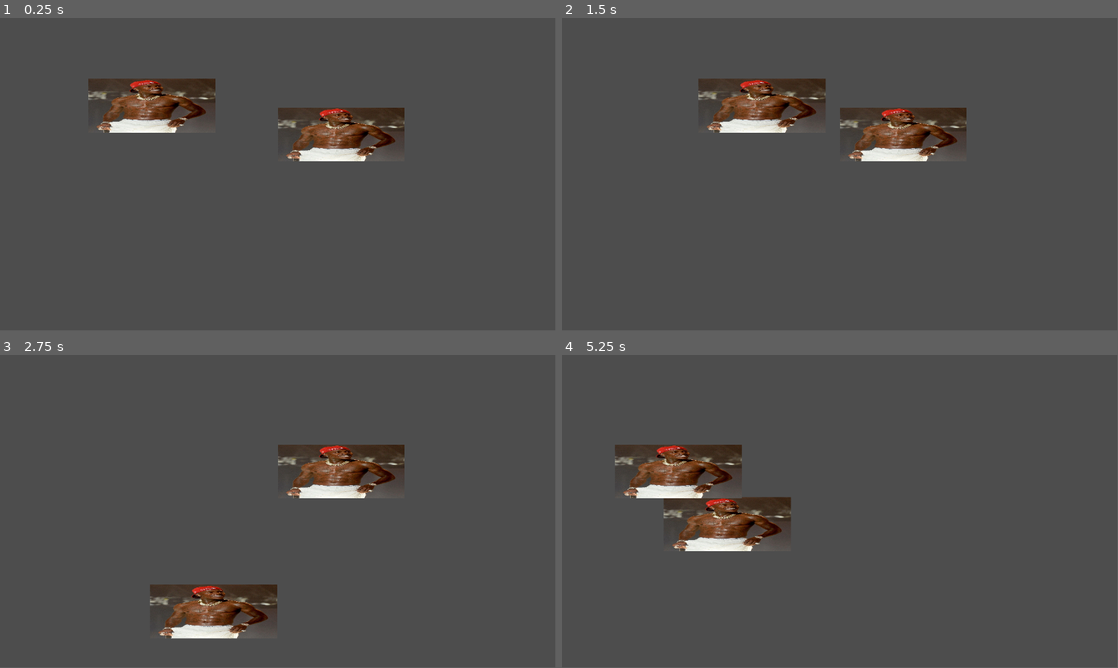
Above: before the commit, frames 1-4 (two rows, left to right).
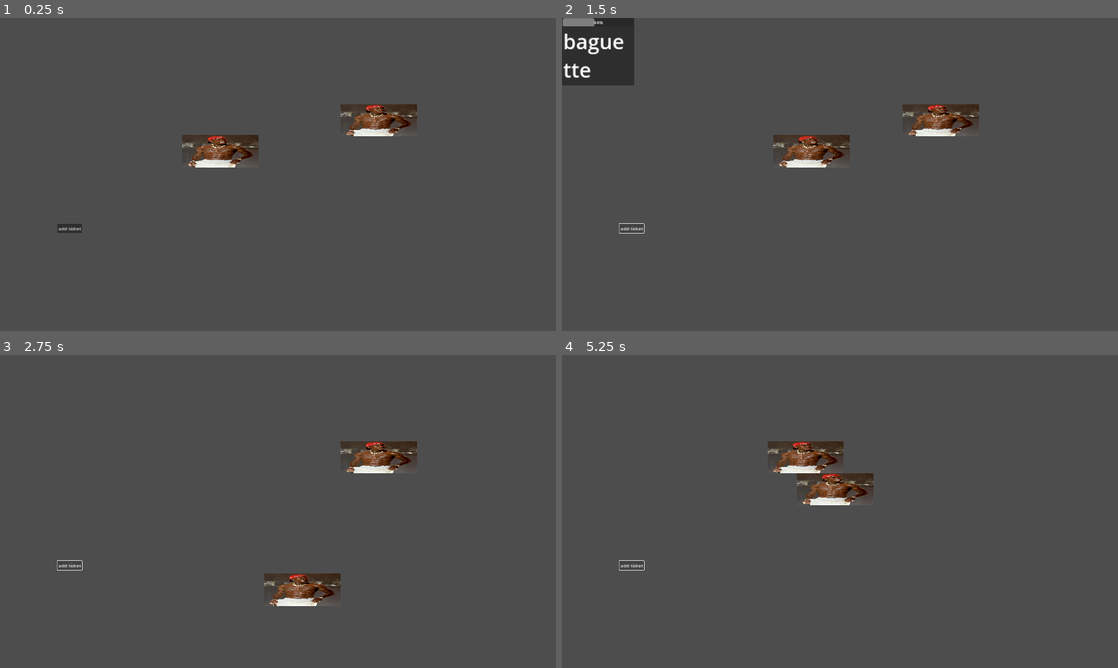
Above: after the commit, the same moments.

Repository: jatgm/TSA-2025
Game: Godot game, scene res://Scenes/game.tscn
Same seed, same stepped clock (60 frames per second), same inputs: the game is played once before the commit and once after it. Before the commit the project starts from res://game.tscn.
Inputs (mouse positions are in pixels of both pictures, inside the frame that each line leads up to):
- Up to frame 1 (0.25 s): no input
- Up to frame 2 (1.5 s): click (634, 227) at 0.5 s, where only the run after the commit has a clickable "add ticket"; hold D (player_one_right) from 1.28 s (still down)
- Up to frame 3 (2.75 s): release D (player_one_right) at 2.03 s; hold S (player_one_down) from 2.03 s (still down)
- Up to frame 4 (5.25 s): release S (player_one_down) at 2.78 s; hold D (player_one_right) 2.78-3.53 s; hold W (player_one_up) 3.53-4.28 s; hold A (player_one_left) from 4.28 s (still down)
In our replay, the window is 799x449 before the commit and 800x450 after it. These sizes can differ from the game's own. Grey fills any space a smaller window leaves; there, only what the larger window draws over its background counts as a difference.

The runs differ from the first frame. In frame 1, 7.3% of the frame differs, in the area x 10-75%, y 19-69%; in frame 2, 9.9%, in the area x 0-75%, y 0-69%; in frame 3, 7.2%; in frame 4, 8.2%.

Commit message:
added working ticketing UI

Diff:
--- /dev/null
+++ b/Scenes/game.tscn
@@ -0,0 +1,65 @@
+[gd_scene load_steps=6 format=3 uid="uid://cmabkl5neyb3"]
+
+[ext_resource type="Script" path="res://Scripts/game.gd" id="1_fsq2d"]
+[ext_resource type="Script" path="res://Scripts/playerone.gd" id="1_ljg74"]
+[ext_resource type="Texture2D" uid="uid://ck2bsigopn1fk" path="res://Images/Dababy.webp" id="2_tmxxm"]
+[ext_resource type="Script" path="res://Scripts/playertwo.gd" id="3_ru1wl"]
+
+[sub_resource type="RectangleShape2D" id="RectangleShape2D_e18vh"]
+size = Vector2(264.5, 110)
+
+[node name="Game" type="Node"]
+script = ExtResource("1_fsq2d")
+
+[node name="Camera2D" type="Camera2D" parent="."]
+
+[node name="playerone" type="CharacterBody2D" parent="."]
+position = Vector2(225, 123)
+script = ExtResource("1_ljg74")
+
+[node name="Sprite2D" type="Sprite2D" parent="playerone"]
+position = Vector2(-423, -203)
+scale = Vector2(0.277895, 0.0966173)
+texture = ExtResource("2_tmxxm")
+
+[node name="CollisionShape2D" type="CollisionShape2D" parent="playerone"]
+position = Vector2(-423.25, -201)
+shape = SubResource("RectangleShape2D_e18vh")
+
+[node name="playertwo" type="CharacterBody2D" parent="."]
+position = Vector2(771, 16)
+script = ExtResource("3_ru1wl")
+
+[node name="Sprite2D" type="Sprite2D" parent="playertwo"]
+position = Vector2(-423, -202.652)
+scale = Vector2(0.276544, 0.0968418)
+texture = ExtResource("2_tmxxm")
+
+[node name="CollisionShape2D" type="CollisionShape2D" parent="playertwo"]
+position = Vector2(-423.25, -201)
+shape = SubResource("RectangleShape2D_e18vh")
+
+[node name="CanvasLayer" type="CanvasLayer" parent="."]
+
+[node name="Control" type="Control" parent="CanvasLayer"]
+layout_mode = 3
+anchors_preset = 0
+offset_right = 1920.0
+offset_bottom = 338.0
+
+[node name="tickets" type="HBoxContainer" parent="CanvasLayer/Control"]
+clip_contents = true
+layout_direction = 2
+layout_mode = 1
+offset_right = 1922.0
+offset_bottom = 362.0
+theme_override_constants/separation = 300
+
+[node name="Button" type="Button" parent="CanvasLayer"]
+offset_left = 198.0
+offset_top = 710.0
+offset_right = 283.0
+offset_bottom = 741.0
+text = "add ticket"
+
+[connection signal="pressed" from="CanvasLayer/Button" to="." method="_on_button_pressed"]
--- a/hello.tscn
+++ b/Scenes/hello.tscn
@@ -1,14 +1,14 @@
 [gd_scene load_steps=3 format=3 uid="uid://eckkr1nvkw66"]
 
-[ext_resource type="Script" path="res://canvas_layer.gd" id="1_hd0um"]
-[ext_resource type="Texture2D" uid="uid://ho66u4m2dw0f" path="res://3031.webp" id="2_svuy7"]
+[ext_resource type="Script" path="res://Scripts/canvas_layer.gd" id="1_jgbb7"]
+[ext_resource type="Texture2D" uid="uid://ho66u4m2dw0f" path="res://Images/3031.webp" id="2_aj0ee"]
 
 [node name="Node2D" type="Node2D"]
 
 [node name="Camera2D" type="Camera2D" parent="."]
 
 [node name="CanvasLayer" type="CanvasLayer" parent="."]
-script = ExtResource("1_hd0um")
+script = ExtResource("1_jgbb7")
 
 [node name="Panel" type="Panel" parent="CanvasLayer"]
 anchors_preset = 8
@@ -24,12 +24,13 @@
 grow_vertical = 2
 
 [node name="Button" type="Button" parent="CanvasLayer/Panel"]
+layout_mode = 0
 offset_left = 846.0
 offset_top = 36.5
 offset_right = 1110.0
 offset_bottom = 300.5
 scale = Vector2(0.310183, 0.310183)
-icon = ExtResource("2_svuy7")
+icon = ExtResource("2_aj0ee")
 
 [node name="TextEdit" type="TextEdit" parent="CanvasLayer/Panel/Button"]
 layout_mode = 0
--- /dev/null
+++ b/Scripts/game.gd
@@ -0,0 +1,6 @@
+extends Node
+
+@onready var ticket = preload("res://ticket.tscn")
+
+func _on_button_pressed() -> void:
+	$CanvasLayer/Control/tickets.add_child(ticket.instantiate())
--- /dev/null
+++ b/Scripts/ticket.gd
@@ -0,0 +1,11 @@
+extends Control
+
+var list_of_food = ["bread","crossaint","muffin","baguette"]
+
+func _ready() -> void:
+	$Panel/RichTextLabel.text= list_of_food[randi_range(0,list_of_food.size()-1)]
+
+func _physics_process(delta: float) -> void:
+	$Panel/ProgressBar.value -= 1
+	if $Panel/ProgressBar.value <= 0:
+		queue_free()
--- a/game.tscn
+++ /dev/null
@@ -1,38 +0,0 @@
-[gd_scene load_steps=5 format=3 uid="uid://cmabkl5neyb3"]
-
-[ext_resource type="Texture2D" uid="uid://ck2bsigopn1fk" path="res://Dababy.webp" id="1_6u2p8"]
-[ext_resource type="Script" path="res://playerone.gd" id="1_oq5gb"]
-[ext_resource type="Script" path="res://playertwo.gd" id="3_nwb4p"]
-
-[sub_resource type="RectangleShape2D" id="RectangleShape2D_e18vh"]
-size = Vector2(264.5, 110)
-
-[node name="Game" type="Node"]
-
-[node name="Camera2D" type="Camera2D" parent="."]
-
-[node name="playerone" type="CharacterBody2D" parent="."]
-position = Vector2(162, 61)
-script = ExtResource("1_oq5gb")
-
-[node name="Sprite2D" type="Sprite2D" parent="playerone"]
-position = Vector2(-423, -203)
-scale = Vector2(0.277895, 0.0966173)
-texture = ExtResource("1_6u2p8")
-
-[node name="CollisionShape2D" type="CollisionShape2D" parent="playerone"]
-position = Vector2(-423.25, -201)
-shape = SubResource("RectangleShape2D_e18vh")
-
-[node name="playertwo" type="CharacterBody2D" parent="."]
-position = Vector2(555, 120)
-script = ExtResource("3_nwb4p")
-
-[node name="Sprite2D" type="Sprite2D" parent="playertwo"]
-position = Vector2(-423, -202.652)
-scale = Vector2(0.276544, 0.0968418)
-texture = ExtResource("1_6u2p8")
-
-[node name="CollisionShape2D" type="CollisionShape2D" parent="playertwo"]
-position = Vector2(-423.25, -201)
-shape = SubResource("RectangleShape2D_e18vh")
--- a/project.godot
+++ b/project.godot
@@ -11,9 +11,15 @@
 [application]
 
 config/name="tsa2025game!!!XD"
-run/main_scene="res://game.tscn"
+run/main_scene="res://Scenes/game.tscn"
 config/features=PackedStringArray("4.3", "GL Compatibility")
-config/icon="res://icon.svg"
+config/icon="res://Images/icon.svg"
+
+[display]
+
+window/size/viewport_width=1920
+window/size/viewport_height=1080
+window/stretch/mode="canvas_items"
 
 [input]
 
--- /dev/null
+++ b/ticket.tscn
@@ -0,0 +1,33 @@
+[gd_scene load_steps=2 format=3 uid="uid://clhq2hycm1d1i"]
+
+[ext_resource type="Script" path="res://Scripts/ticket.gd" id="1_pyqph"]
+
+[node name="ticket" type="Control"]
+layout_mode = 3
+anchors_preset = 0
+offset_right = 250.0
+offset_bottom = 194.0
+script = ExtResource("1_pyqph")
+
+[node name="Panel" type="Panel" parent="."]
+layout_mode = 0
+offset_right = 249.0
+offset_bottom = 233.0
+
+[node name="RichTextLabel" type="RichTextLabel" parent="Panel"]
+layout_mode = 0
+offset_left = 4.0
+offset_top = 32.0
+offset_right = 240.0
+offset_bottom = 233.0
+theme_override_font_sizes/normal_font_size = 71
+text = "bread
+"
+
+[node name="ProgressBar" type="ProgressBar" parent="Panel"]
+layout_mode = 0
+offset_left = 2.0
+offset_top = 1.0
+offset_right = 248.0
+offset_bottom = 28.0
+value = 100.0
Renamed: 3031.webp -> Images/3031.webp
Not shown, changed: Images/3031.webp.import
Renamed: Dababy.webp -> Images/Dababy.webp
Not shown, changed: Images/Dababy.webp.import
Renamed: icon.svg -> Images/icon.svg
Not shown, changed: Images/icon.svg.import
Renamed: canvas_layer.gd -> Scripts/canvas_layer.gd
Renamed: playerone.gd -> Scripts/playerone.gd
Renamed: playertwo.gd -> Scripts/playertwo.gd
